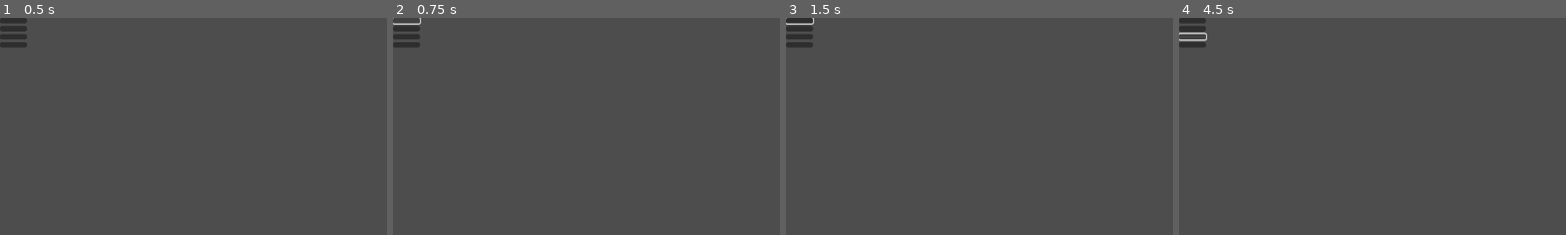
Above: before the commit, frames 1-4 (left to right).
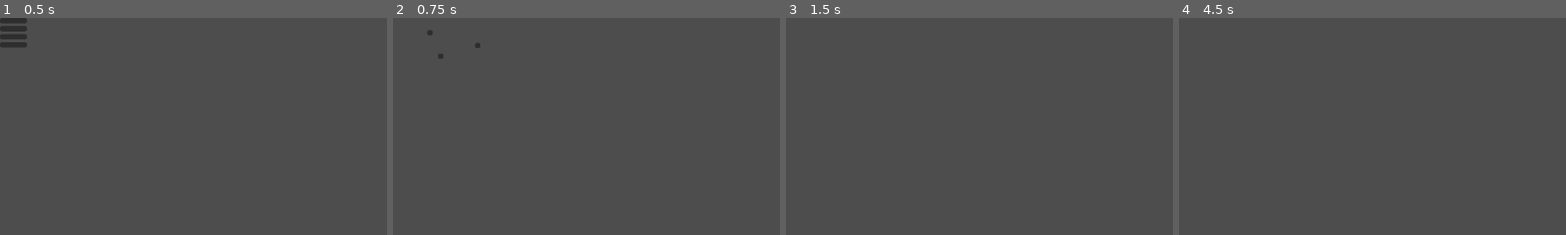
Above: after the commit, the same moments.

Repository: kyleforrest131-dotcom/PubCrawlSim
Game: Godot game, scene res://main menu/menu.tscn
Same seed, same stepped clock (60 frames per second), same inputs: the game is played once before the commit and once after it.
Inputs (mouse positions are % of the whole screen's width and height, from its top left):
- Up to frame 1 (0.5 s): no input
- Up to frame 2 (0.75 s): click (2, 1) at 0.5 s
- Up to frame 3 (1.5 s): click (5, 3) at 1.27 s
- Up to frame 4 (4.5 s): click (2, 1) at 2.02 s; click (2, 1) at 2.77 s; click (2, 2) at 3.52 s; click (2, 4) at 4.27 s
The pictures show only the part of the screen within x 0-50%, y 0-50%; the shares and areas given below are measured in that part.

Frame 1 is identical in both runs. In frame 2, 0.6% of the frame differs, in the area x 0-23%, y 0-19%; in frame 3, 0.7%, in the area x 0-8%, y 0-14%; in frame 4, 0.6%.

Commit message:
Menu Functionality

Diff:
--- a/pub-crawl-simulator/level select/level select.tscn
+++ b/pub-crawl-simulator/level select/level select.tscn
@@ -1,3 +1,24 @@
-[gd_scene format=3 uid="uid://cy1t6lofr4nro"]
+[gd_scene load_steps=2 format=3 uid="uid://cy1t6lofr4nro"]
+
+[ext_resource type="Script" uid="uid://bk07m8irxajn5" path="res://level select/level_select.gd" id="1_q3wib"]
 
 [node name="LevelSelect" type="Node2D"]
+script = ExtResource("1_q3wib")
+
+[node name="Cone Game" type="Button" parent="."]
+offset_left = 51.0
+offset_top = 18.0
+offset_right = 59.0
+offset_bottom = 26.0
+
+[node name="Pint Game" type="Button" parent="."]
+offset_left = 67.0
+offset_top = 53.0
+offset_right = 75.0
+offset_bottom = 61.0
+
+[node name="Pong Game" type="Button" parent="."]
+offset_left = 122.0
+offset_top = 37.0
+offset_right = 130.0
+offset_bottom = 45.0
--- /dev/null
+++ b/pub-crawl-simulator/level select/level_select.gd
@@ -0,0 +1,28 @@
+extends Node2D
+@onready var cone_game: Button = $"Cone Game"
+@onready var pint_game: Button = $"Pint Game"
+@onready var pong_game: Button = $"Pong Game"
+
+
+# Called when the node enters the scene tree for the first time.
+func _ready() -> void:
+	cone_game.pressed.connect(cone_pressed)
+	pint_game.pressed.connect(pint_pressed)
+	pong_game.pressed.connect(pong_pressed)
+	pass # Replace with function body.
+
+func cone_pressed():
+	get_tree().change_scene_to_file("res://cone game/cone game.tscn")
+	pass
+
+func pint_pressed():
+	get_tree().change_scene_to_file("res://pint game/pint game.tscn")
+	pass
+
+func pong_pressed():
+	get_tree().change_scene_to_file("res://pong game/pong game.tscn")
+	pass
+
+# Called every frame. 'delta' is the elapsed time since the previous frame.
+func _process(delta: float) -> void:
+	pass
--- a/pub-crawl-simulator/main menu/menu.gd
+++ b/pub-crawl-simulator/main menu/menu.gd
@@ -17,6 +17,7 @@
 
 func play_pressed():
 	GlobalAudio.back_music_stop()
+	get_tree().change_scene_to_file("res://level select/level select.tscn")
 	pass
 
 func options_pressed():
Not shown, added: pub-crawl-simulator/level select/level_select.gd.uid
